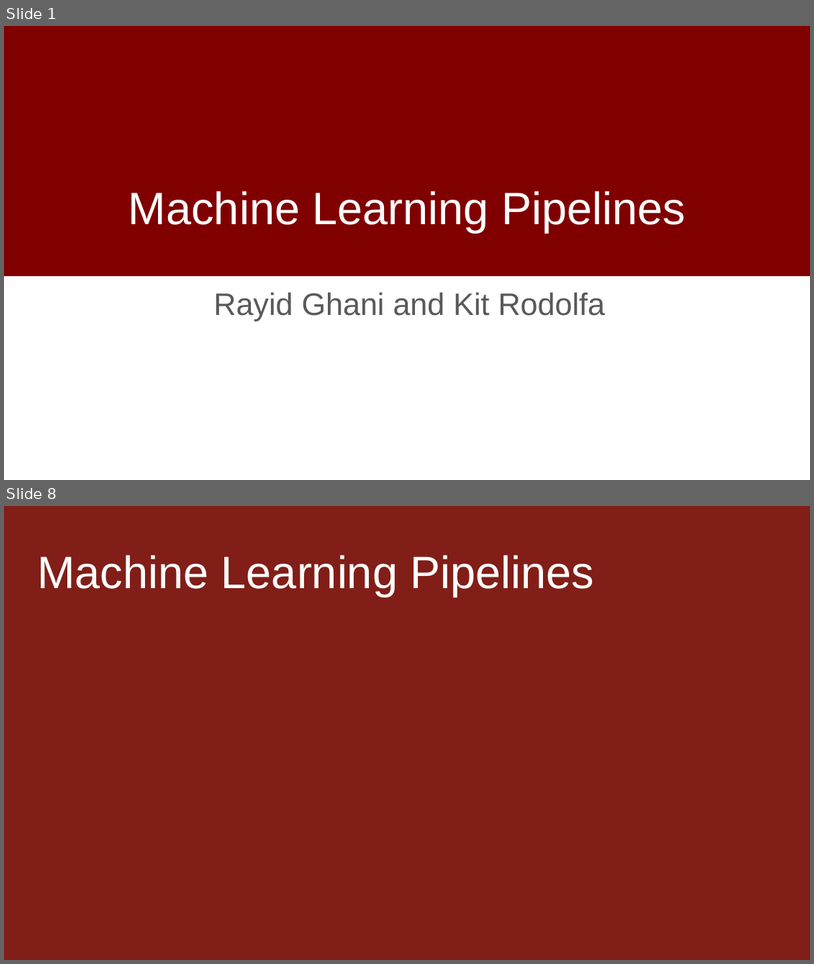
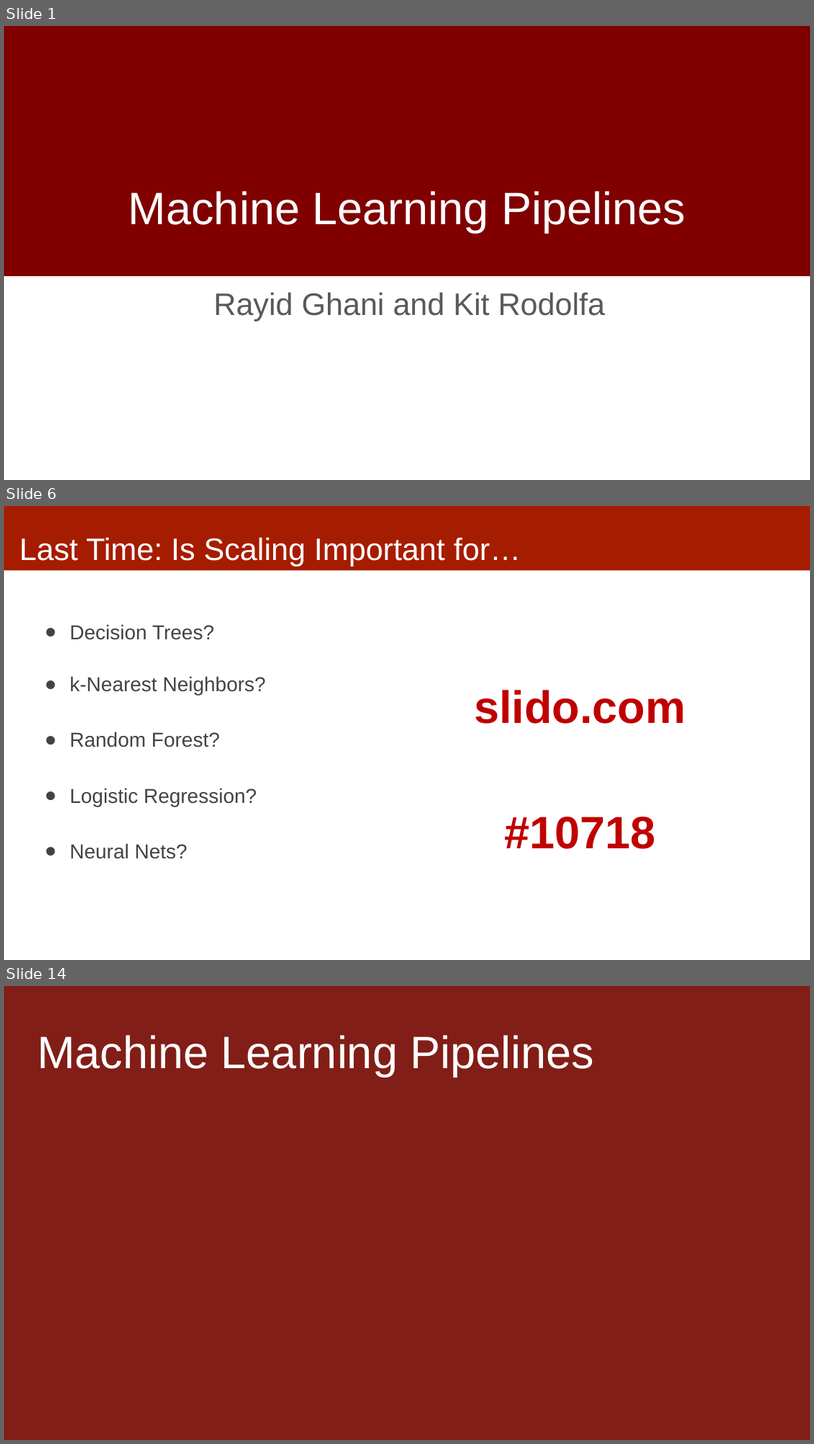
Before and after one commit to dssg/MLinPractice, a slide deck: Lectures/Lecture8-Machine-Learning-Pipelines.pptx. Shown one above the other, each under a label of ours: slides 1 and 8 before the commit, slides 1, 6 and 14 after it; the slides between them are not shown. The pictures are 814x964 and 814x1444 pixels, drawn with LibreOffice and Linux fonts; fonts in the diff are those of the drawing; background and template pictures are left out. Boxes give left, top, right and bottom in pixels: in the first picture for what was removed or moved away, otherwise in the second. Text is boxed around its words. In the diff, an @@ line names an element or a change of style, - is before the commit and + after.

```diff
--- a/Lectures/Lecture8-Machine-Learning-Pipelines.pptx
+++ b/Lectures/Lecture8-Machine-Learning-Pipelines.pptx
@@ slide 6 added at [4, 506, 810, 960], background #FFFFFF @@
@@ rectangle added at [4, 506, 810, 570], fill #A61C00 @@
@@ title added at [19, 537, 521, 566], 37 pt, text #FFFFFF @@
+Last Time: Is Scaling Important for…
@@ text added at [70, 624, 266, 859], 24 pt, text #434343 @@
+● Decision Trees?
+● k-Nearest Neighbors?
+● Random Forest?
+● Logistic Regression?
+● Neural Nets?
@@ text added at [474, 690, 686, 849], 54 pt, text #C00000, bold @@
+slido.com
+#10718
@@ what was slide 8 is now slide 14 @@
```
Also in this commit, not shown: 10 slides changed, 11 other slides added, 6 slides removed.
